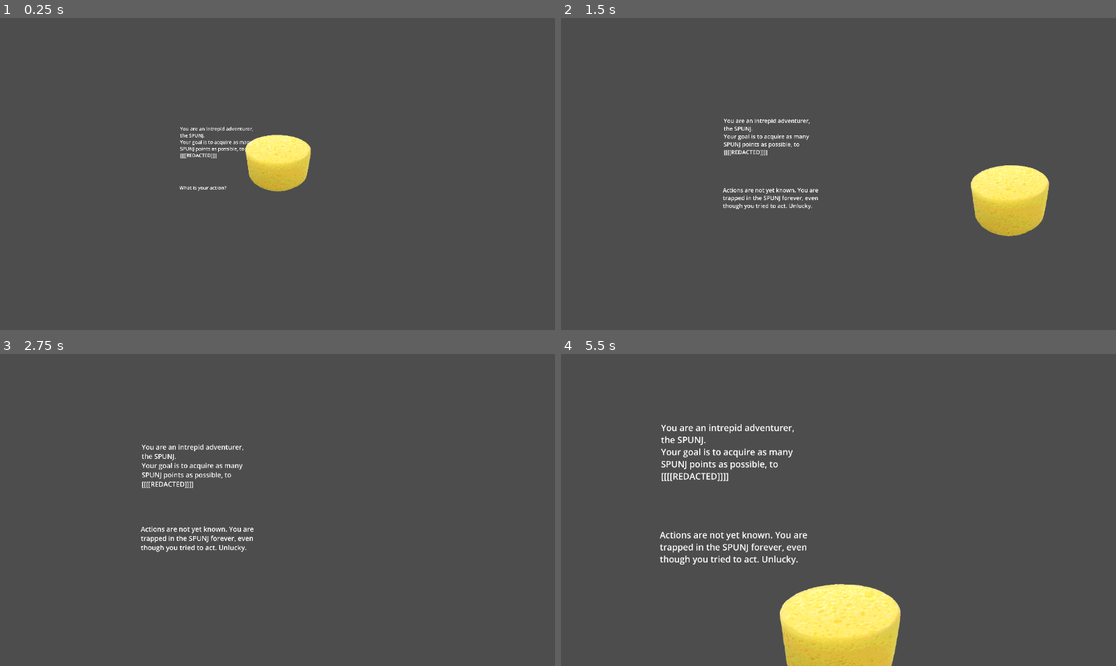
Above: before the commit, frames 1-4 (two rows, left to right).
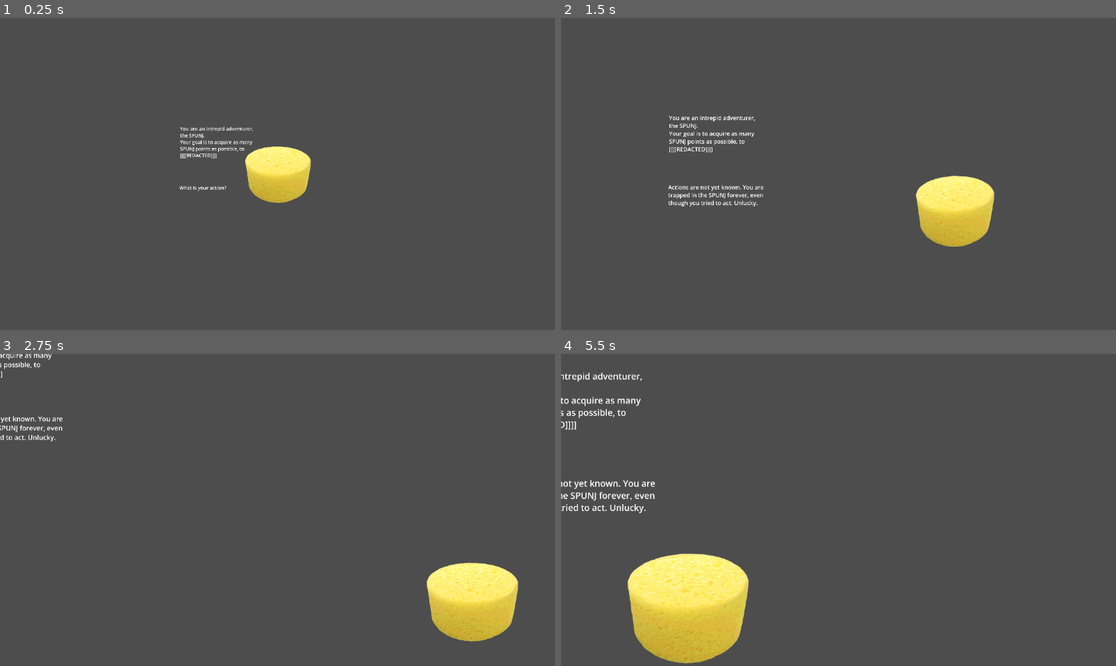
Above: after the commit, the same moments.

Repository: Indivicivet/spunj
Game: Godot game, scene res://scenes/game.tscn
The game is run twice, just before and just after one commit, with the same random seed, the same clock (stepped at 60 frames per second) and the same inputs.
Inputs (mouse positions are in pixels of both pictures, inside the frame that each line leads up to):
- Up to frame 1 (0.25 s): no input
- Up to frame 2 (1.5 s): tap Enter at 0.5 s; move the mouse to (783, 208) at 0.52 s; hold D (walk_right) 0.53-1.28 s; hold Mouse wheel up (zoom_in) 0.53-1.28 s; move the mouse to (727, 189) at 1.27 s; hold S (walk_down) from 1.28 s (still down); tap Mouse wheel down (zoom_out) at 1.35 s
- Up to frame 3 (2.75 s): move the mouse to (333, 441) at 2.02 s; release S (walk_down) at 2.03 s; hold D (walk_right) from 2.03 s (still down); hold Mouse wheel up (zoom_in) from 2.03 s (still down)
- Up to frame 4 (5.5 s): move the mouse to (810, 572) at 2.77 s; release D (walk_right) at 2.78 s; release Mouse wheel up (zoom_in) at 2.78 s; hold W (walk_up) 2.78-3.53 s; tap Mouse wheel down (zoom_out) at 2.85, 4.35 s; move the mouse to (1005, 556) at 3.52 s; hold Mouse wheel up (zoom_in) 3.53-4.28 s; hold A (walk_left) 3.53-5.03 s; move the mouse to (672, 463) at 4.27 s; move the mouse to (866, 510) at 5.02 s; hold S (walk_down) from 5.03 s (still down); hold Mouse wheel up (zoom_in) from 5.03 s (still down)

The runs differ from the first frame. In frame 1, 1.6% of the frame differs, in the area x 44-57%, y 37-60%; in frame 2, 6.1%; in frame 3, 4.9%; in frame 4, 14%, in the area x 0-62%, y 6-100%.

Commit message:
Move camera under adspunjerer
Since the adspunjerer will be going off adspunjering, the camera should follow it around

Diff:
--- a/GodotProject/scenes/adspunjerer.tscn
+++ b/GodotProject/scenes/adspunjerer.tscn
@@ -47,7 +47,6 @@
 script = ExtResource("1_fpg0i")
 
 [node name="AnimatedSprite2D" type="AnimatedSprite2D" parent="."]
-position = Vector2(0, -120)
 sprite_frames = SubResource("SpriteFrames_iuhvf")
 animation = &"walk"
 autoplay = "walk"
@@ -55,6 +54,6 @@
 frame_progress = 0.734733
 
 [node name="CollisionShape2D" type="CollisionShape2D" parent="."]
-position = Vector2(0, 1.5)
+position = Vector2(0, 120)
 rotation = 1.5708
 shape = SubResource("CapsuleShape2D_oio1k")
--- a/GodotProject/scripts/camera_2d.gd
+++ b/GodotProject/scripts/camera_2d.gd
@@ -1,4 +1,6 @@
 extends Camera2D
+
+var adspunjerer : Adspunjerer
 
 # Using a hidden discretised logarithmic zoom level for peace of mind
 var zoom_level : int = log(5) / log(1.001)
@@ -7,6 +9,8 @@
 
 # Called when the node enters the scene tree for the first time.
 func _ready() -> void:
+	adspunjerer = get_parent().get_node("Adspunjerer")
+
 	pass # Replace with function body.
 
 
@@ -33,6 +37,12 @@
 
 	var zoom_factor = pow(1.001, -zoom_level)
 
+	if (position - adspunjerer.position).length_squared() < 1:
+		position = adspunjerer.position
+	else:
+		var catchup_factor = 0.05 * zoom_factor
+		position = (1 - catchup_factor) * position + catchup_factor * adspunjerer.position
+
 	zoom.x = zoom_factor
 	zoom.y = zoom_factor
 
Not shown: 1 places in GodotProject/scenes/game.tscn that only renumber resources
